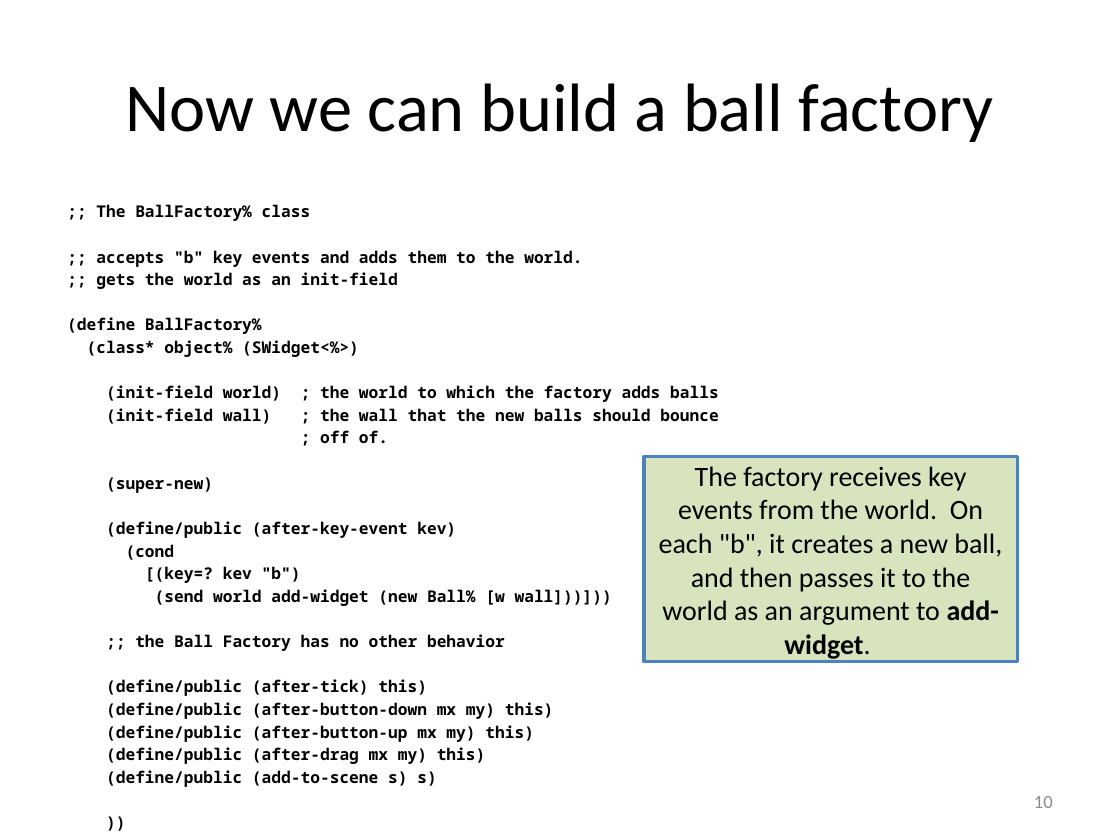
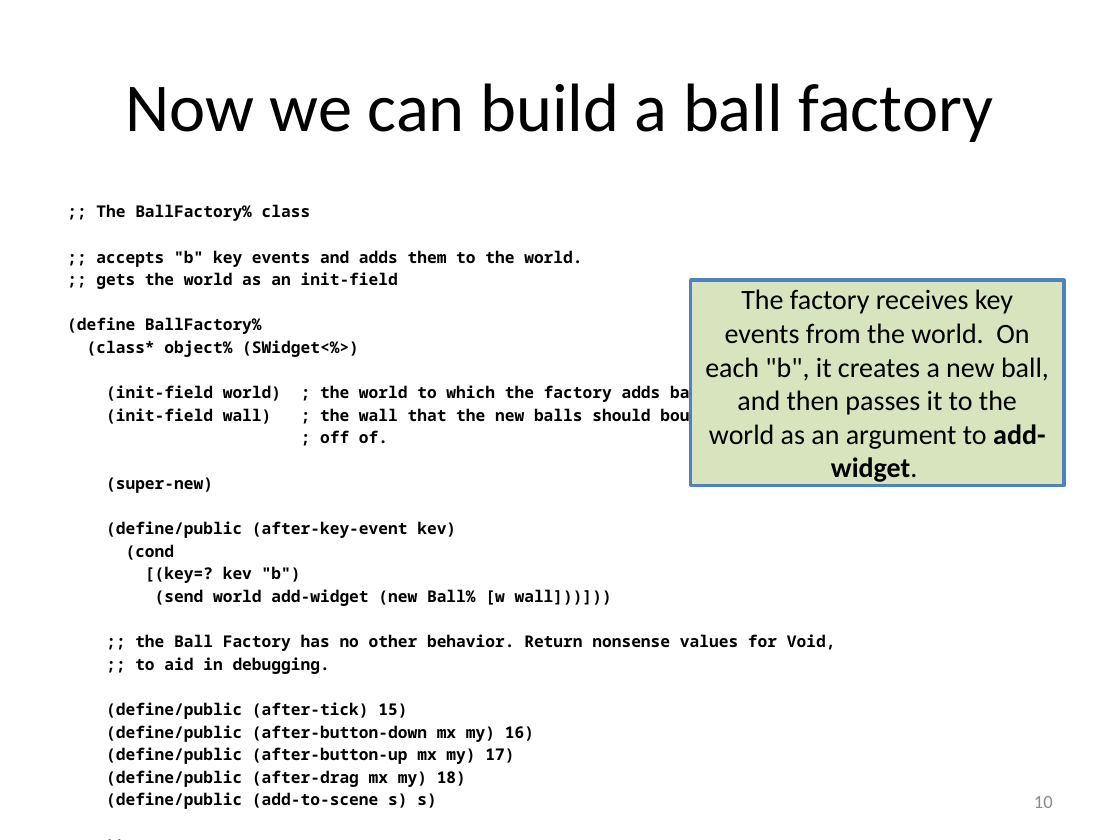
Before and after one commit to mwand/cs5010f16, a slide deck: slide 10 of Slides/Lesson 10.5 Generalizing this Design.pptx. Drawn at 1120x840 pixels with LibreOffice and Linux fonts; fonts in the diff are those of the drawing. Boxes give left, top, right and bottom in pixels: in the first picture for what was removed or moved away, otherwise in the second. Text is boxed around its words. In the diff, an @@ line names an element or a change of style, - is before the commit and + after.

```diff
--- a/Slides/Lesson 10.5 Generalizing this Design.pptx
+++ b/Slides/Lesson 10.5 Generalizing this Design.pptx
@@ rectangle "The factory receives key events ...": place and size @@
-rectangle "The factory receives key events ..." at bbox=[644, 457, 1017, 662]
+rectangle "The factory receives key events ..." at bbox=[691, 280, 1064, 485]
@@ text at bbox=[106, 634, 836, 787]: text changed @@
-;; the Ball Factory has no other behavior
-(define/public (after-tick) this)
-(define/public (after-button-down mx my) this)
-(define/public (after-button-up mx my) this)
-(define/public (after-drag mx my) this)
+;; the Ball Factory has no other behavior. Return nonsense values for Void,
+;; to aid in debugging.
+(define/public (after-tick) 15)
+(define/public (after-button-down mx my) 16)
+(define/public (after-button-up mx my) 17)
+(define/public (after-drag mx my) 18)
```
Also in this commit, not shown: 6 other files.
